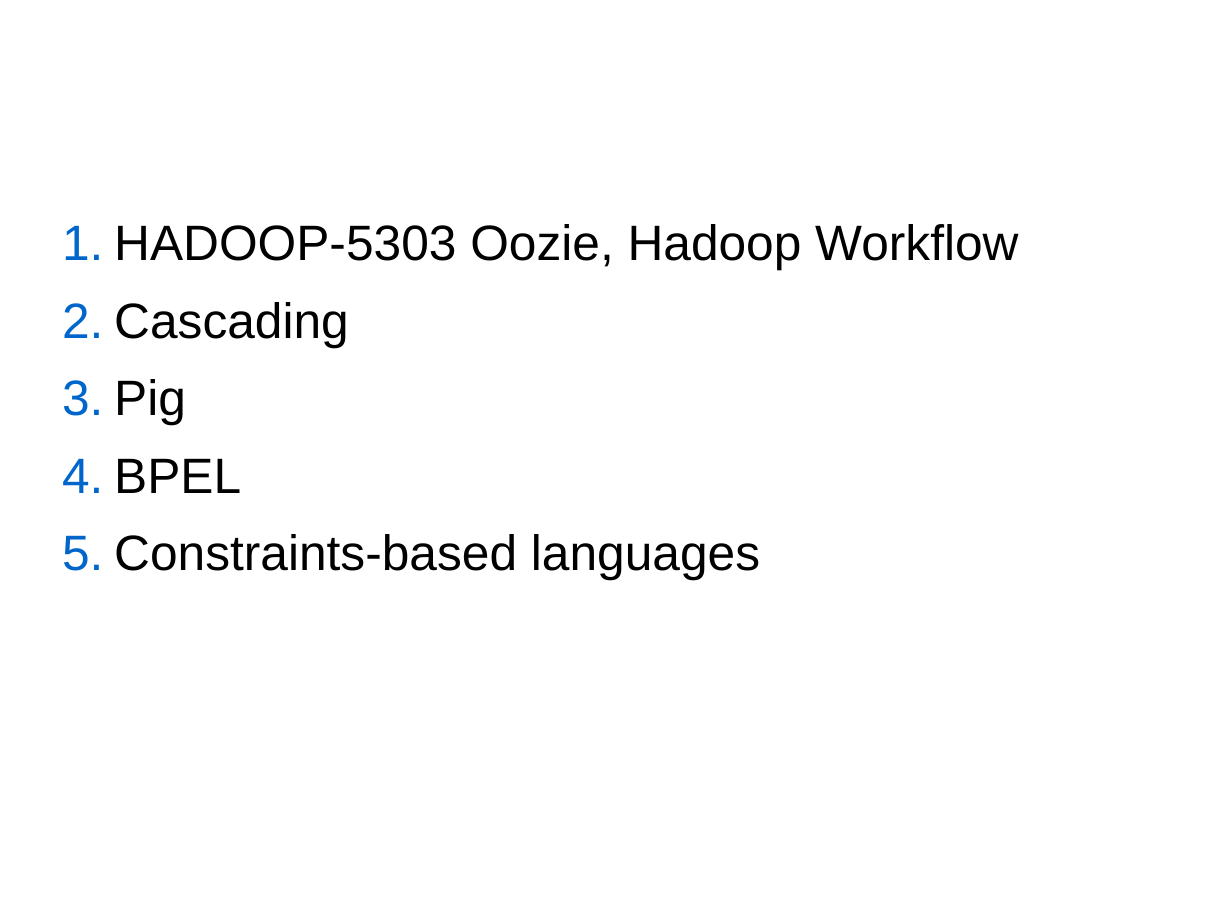
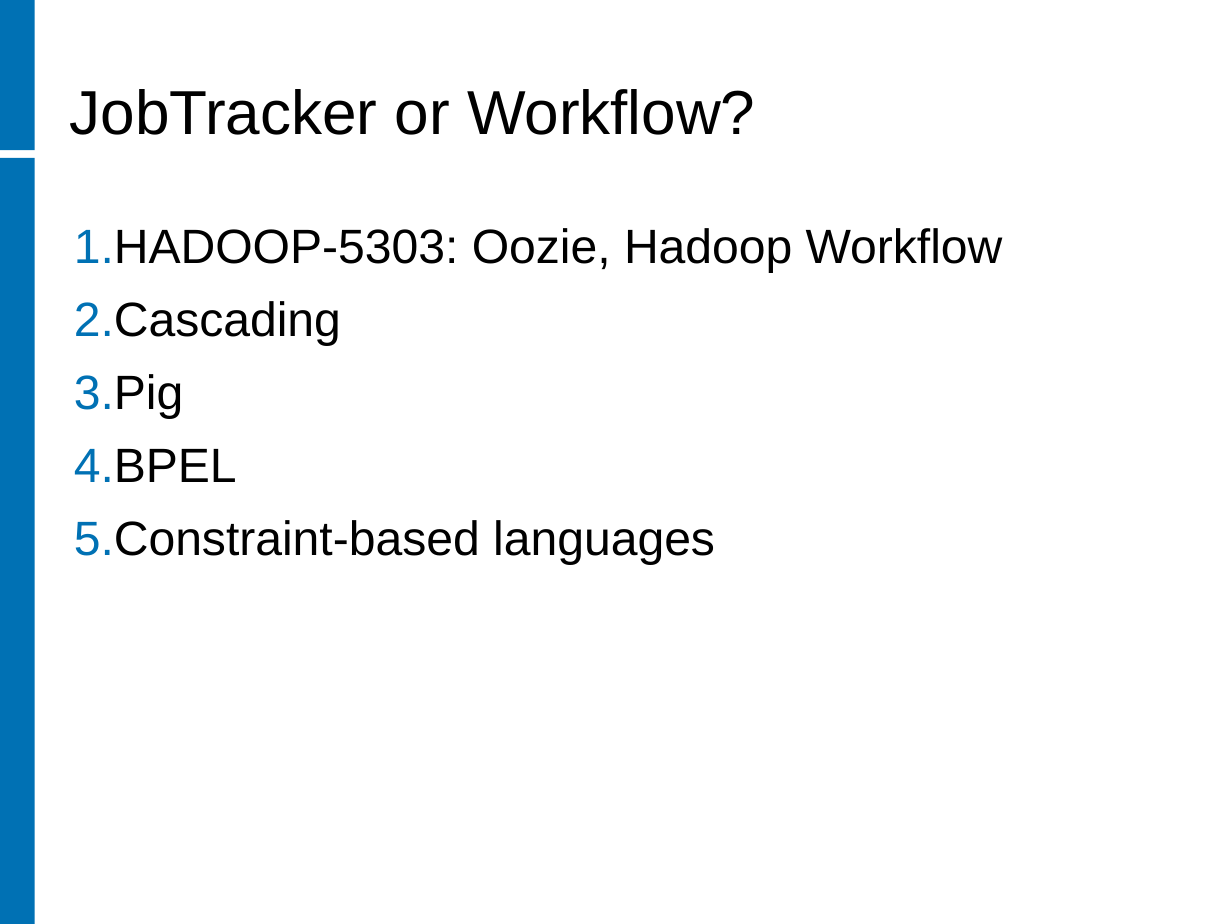
Before and after one commit to rhusar/smartfrog, a slide deck: slide 11 of core/components/hadoop/doc/workshop/mombasa.ppt (slide 10 before the commit). Drawn at 1232x924 pixels with LibreOffice and Linux fonts; fonts in the diff are those of the drawing; background and template pictures are left out. Boxes give left, top, right and bottom in pixels: in the first picture for what was removed or moved away, otherwise in the second. Text is boxed around its words. In the diff, an @@ line names an element or a change of style, - is before the commit and + after.

```diff
--- a/core/components/hadoop/doc/workshop/mombasa.ppt
+++ b/core/components/hadoop/doc/workshop/mombasa.ppt
@@ rectangle added at [0,0,35,150], fill #0071B4 @@
@@ title "JobTracker or Workflow?" at [70,89,755,135]: size 44 to 40 pt, text colour #FFFFFF to #000000, bold off; alignment centre to left; line spacing 0.93 to 0.9; more space between paragraphs; vertical alignment middle to bottom @@
@@ rectangle added at [0,158,35,923], fill #0071B4 @@
@@ text at [74,228,1003,273]: text changed; size 32 to 31 pt @@
-1. HADOOP-5303 Oozie, Hadoop Workflow
+1. HADOOP-5303: Oozie, Hadoop Workflow
@@ text at [74,301,341,482]: size 32 to 31 pt in "Cascading", "Pig", "BPEL"; indent changed; line spacing 0.93 to 0.9; bullet colour #0066CC to #0071B4 @@
@@ text at [74,520,715,565]: text changed; size 32 to 31 pt @@
-5. Constraints-based languages
+5. Constraint-based languages
```
Also in this commit, not shown: 8 other slides changed, 4 slides added, 2 slides removed, 2 other files.
